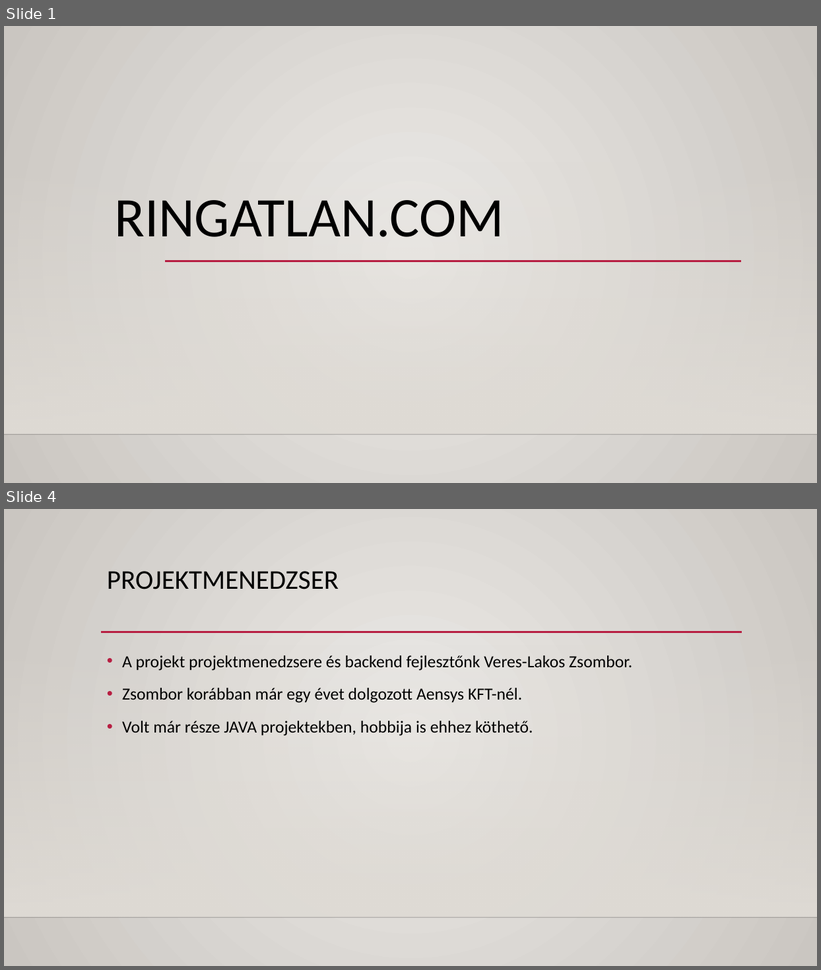
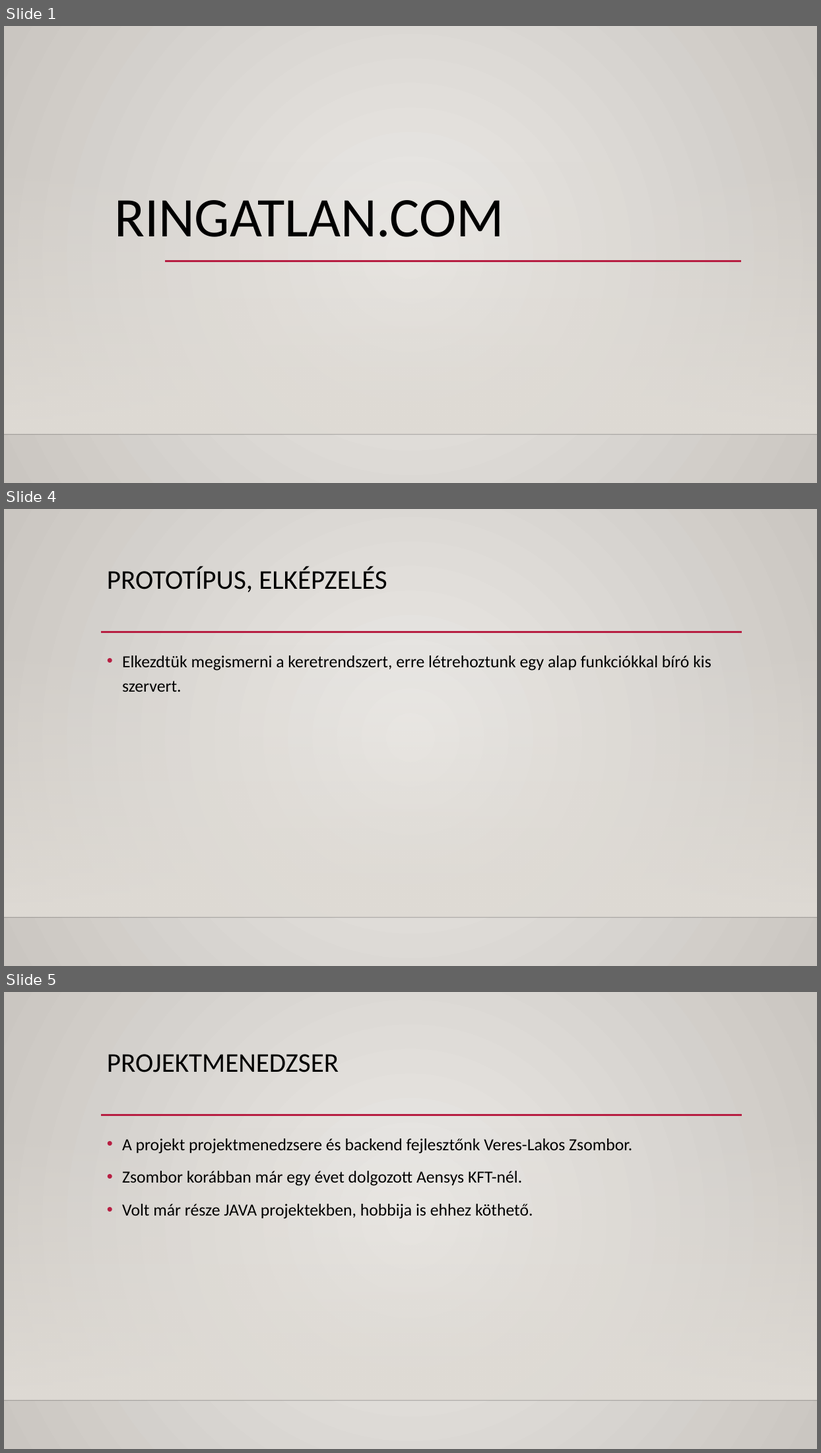
Before and after one commit to vlzsombor/rf-ingatlan-teljes, a slide deck: dokumentumok/Bemutato.pptx. Shown one above the other, each under a label of ours: slides 1 and 4 before the commit, slides 1, 4 and 5 after it; the slides between them are not shown. The pictures are 821x970 and 821x1453 pixels, drawn with LibreOffice and Linux fonts; fonts in the diff are those of the drawing; background and template pictures are left out. Boxes give left, top, right and bottom in pixels: in the first picture for what was removed or moved away, otherwise in the second. Text is boxed around its words. In the diff, an @@ line names an element or a change of style, - is before the commit and + after.

```diff
--- a/dokumentumok/Bemutato.pptx
+++ b/dokumentumok/Bemutato.pptx
@@ slide 4 added at box(4, 509, 817, 966), background gradient #ECEAE7 to #CAC7C1; not listed: 3 template elements that a slide beside it also shows @@
@@ title added at box(107, 566, 387, 592), 32 pt, text #000000 @@
+PROTOTÍPUS, ELKÉPZELÉS
@@ text added at box(122, 656, 712, 692), 20 pt, text #000000 @@
+• Elkezdtük megismerni a keretrendszert, erre létrehoztunk egy alap funkciókkal bíró kis szervert.
@@ what was slide 4 is now slide 5 @@
```
Also in this commit, not shown: 1 slide changed, 1 other slide added, 1 slide removed.
